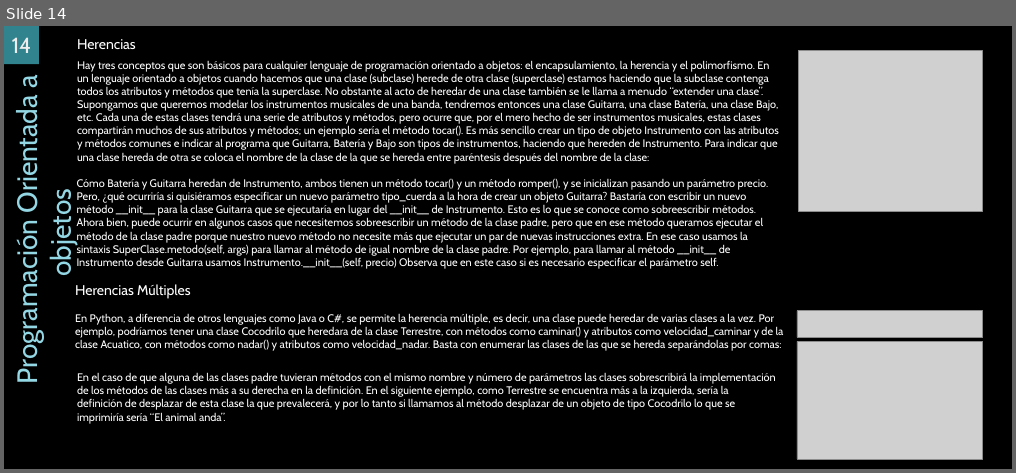
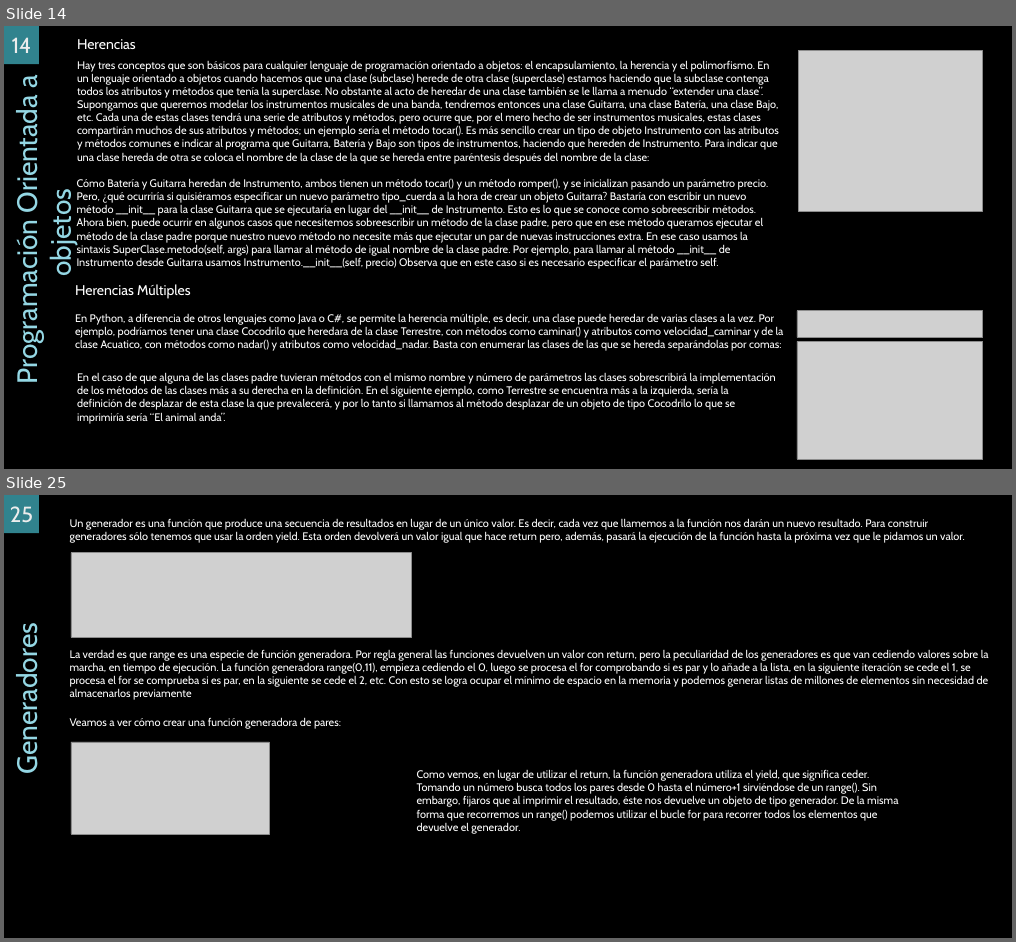
Before and after one commit to ErnestoUrrutia/EDC, a slide deck: PY/Material.pptx. Shown one above the other, each under a label of ours: slide 14 before the commit, slides 14 and 25 after it; the slides between them are not shown. The pictures are 1016x473 and 1016x942 pixels, drawn with LibreOffice and Linux fonts; fonts in the diff are those of the drawing; grey boxes stand for pictures; background and template pictures are left out. Boxes give left, top, right and bottom in pixels: in the first picture for what was removed or moved away, otherwise in the second. Text is boxed around its words. In the diff, an @@ line names an element or a change of style, - is before the commit and + after.

```diff
--- a/PY/Material.pptx
+++ b/PY/Material.pptx
@@ slide 25 added at box(4, 495, 1012, 938), background picture (left out) @@
@@ page number added at box(4, 495, 39, 533), fill #31828E, 28 pt, text gradient #9E9E9E to #EDEDED to #FFFFFF @@
+25
@@ text added at box(70, 518, 965, 543), 14 pt, text #FFFFFF @@
+Un generador es una función que produce una secuencia de resultados en lugar de un único valor. Es decir, cada vez que llamemos a la función nos darán un nuevo resultado. Para construir generadores sólo tenemos que usar la orden yield. Esta orden devolverá un valor igual que hace return pero, además, pasará la ejecución de la función hasta la próxima vez que le pidamos un valor.
@@ picture added at box(71, 552, 411, 637) @@
@@ text added at box(10, 638, 44, 769), 36 pt, text #94D7E4 @@
+Generadores
@@ text added at box(70, 649, 989, 700), 14 pt, text #FFFFFF @@
+La verdad es que range es una especie de función generadora. Por regla general las funciones devuelven un valor con return, pero la peculiaridad de los generadores es que van cediendo valores sobre la marcha, en tiempo de ejecución. La función generadora range(0,11), empieza cediendo el 0, luego se procesa el for comprobando si es par y lo añade a la lista, en la siguiente iteración se cede el 1, se procesa el for se comprueba si es par, en la siguiente se cede el 2, etc. Con esto se logra ocupar el mínimo de espacio en la memoria y podemos generar listas de millones de elementos sin necesidad de almacenarlos previamente
@@ text added at box(70, 717, 341, 729), 14 pt, text #FFFFFF @@
+Veamos a ver cómo crear una función generadora de pares:
@@ picture added at box(71, 742, 269, 834) @@
@@ text added at box(417, 769, 898, 834), 14 pt, text #FFFFFF @@
+Como vemos, en lugar de utilizar el return, la función generadora utiliza el yield, que significa ceder. Tomando un número busca todos los pares desde 0 hasta el número+1 sirviéndose de un range(). Sin embargo, fijaros que al imprimir el resultado, éste nos devuelve un objeto de tipo generador. De la misma forma que recorremos un range() podemos utilizar el bucle for para recorrer todos los elementos que devuelve el generador.
```
Also in this commit, not shown: 3 slides changed, 11 other slides added, 2 slides removed, 36 other files.
